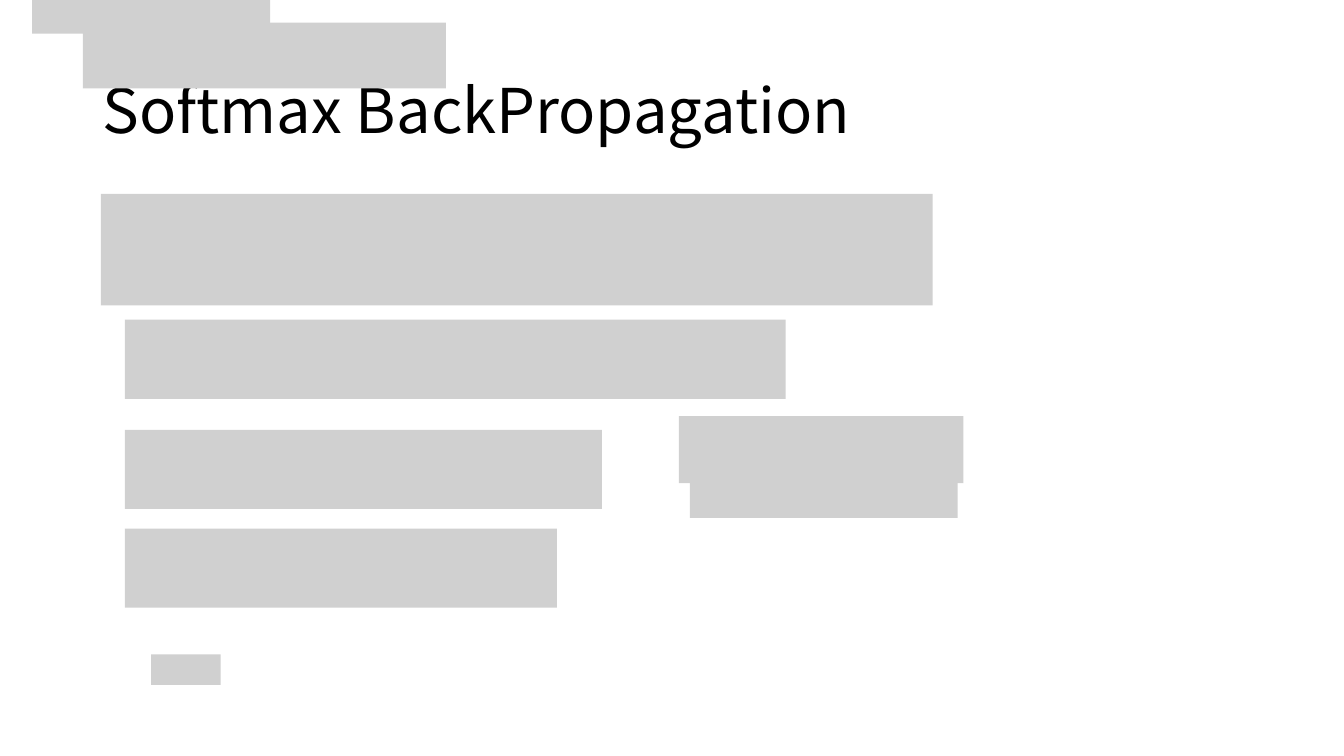
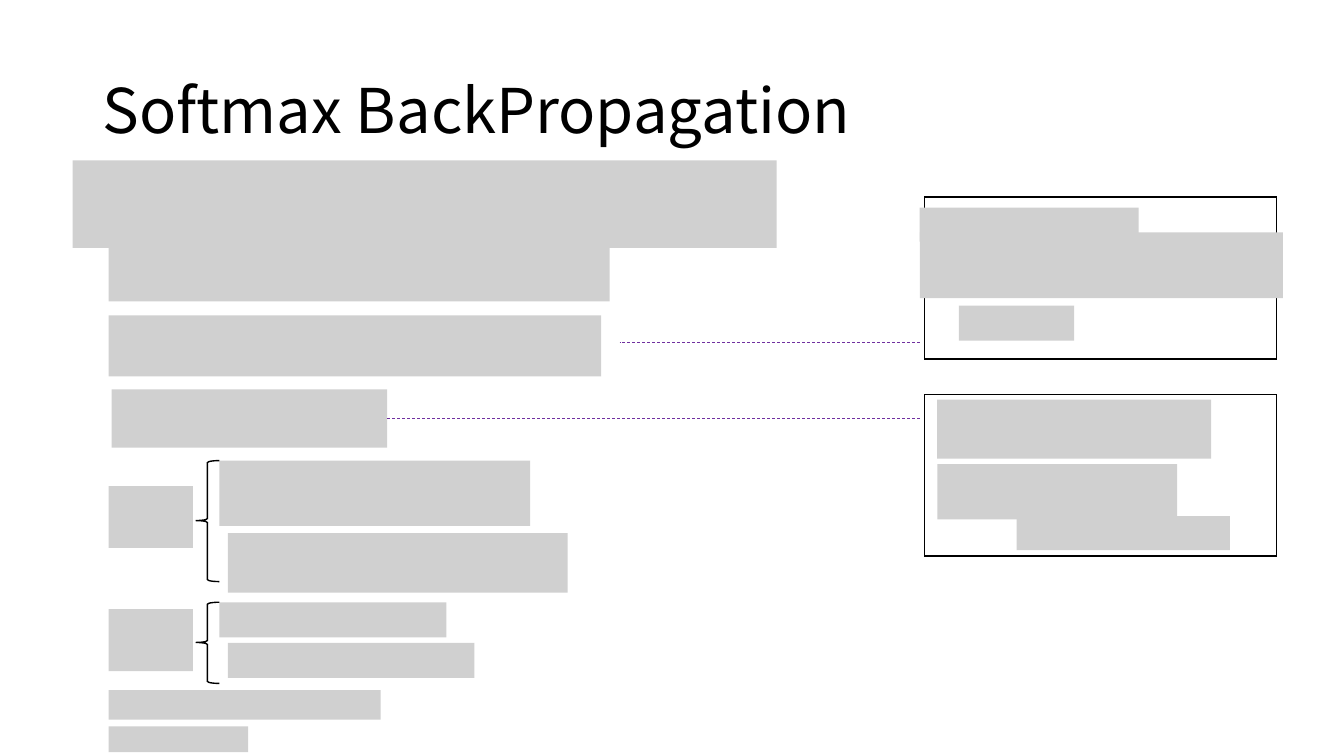
Before and after one commit to taeminlee/taeminlee.github.io_backupo, a slide deck: slide 21 of assets/figures.pptx (slide 17 before the commit). Drawn at 1344x756 pixels with LibreOffice and Linux fonts; fonts in the diff are those of the drawing; grey boxes stand for pictures. Boxes give left, top, right and bottom in pixels: in the first picture for what was removed or moved away, otherwise in the second. Text is boxed around its words. In the diff, an @@ line names an element or a change of style, - is before the commit and + after.

```diff
--- a/assets/figures.pptx
+++ b/assets/figures.pptx
@@ picture removed at box(32, 0, 270, 34) @@
@@ picture removed at box(83, 22, 446, 88) @@
@@ picture added at box(73, 160, 777, 248) @@
@@ picture removed at box(101, 194, 933, 306) @@
@@ picture added at box(920, 208, 1138, 242) @@
@@ rectangle added at box(925, 198, 1276, 360), fill #FFFFFF, outline #000000 1 pt @@
@@ picture added at box(920, 233, 1282, 298) @@
@@ picture added at box(109, 240, 610, 301) @@
@@ picture added at box(109, 316, 601, 377) @@
@@ picture removed at box(125, 320, 786, 399) @@
@@ picture added at box(959, 306, 1074, 341) @@
@@ line added from (920, 342) to (620, 342), #7030A0 0.5 pt dashed @@
@@ picture added at box(112, 389, 387, 448) @@
@@ line added from (920, 418) to (387, 418), #7030A0 0.5 pt dashed @@
@@ picture removed at box(680, 416, 964, 484) @@
@@ rectangle added at box(925, 394, 1276, 557), fill #FFFFFF, outline #000000 1 pt @@
@@ picture added at box(938, 400, 1212, 460) @@
@@ picture removed at box(125, 430, 602, 509) @@
@@ left brace added at box(196, 461, 220, 582), outline #000000 1 pt @@
@@ picture added at box(220, 461, 530, 526) @@
@@ picture removed at box(690, 477, 958, 517) @@
@@ picture added at box(938, 465, 1178, 520) @@
@@ picture added at box(109, 486, 194, 548) @@
@@ picture: place and size @@
-picture at box(125, 528, 558, 608)
+picture at box(228, 533, 568, 593)
@@ picture added at box(1017, 516, 1231, 551) @@
@@ group added at box(109, 602, 474, 684): 3 pictures, 1 left brace @@
@@ picture removed at box(151, 654, 221, 685) @@
@@ picture added at box(109, 691, 381, 720) @@
@@ picture added at box(109, 727, 248, 753) @@
```
Also in this commit, not shown: 11 other slides changed, 12 slides added, 1 slide removed, 5 other files.
